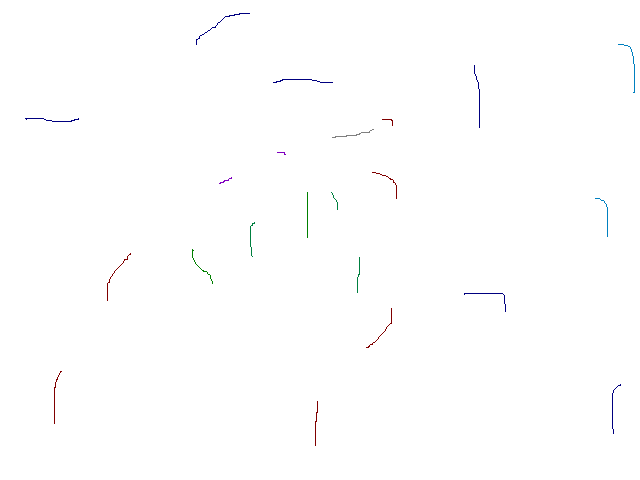
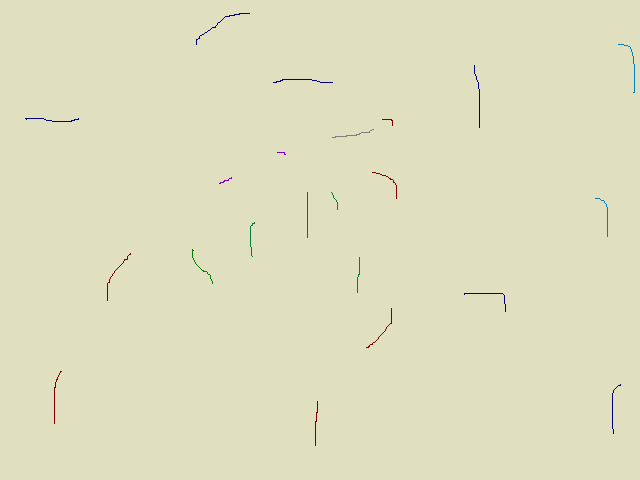
Two versions of the same layered image (640x480). Layer-by-layer changes:
painted on "Background" over [0, 0, 640, 480]
painted on "17_KitchenLow.png" over [0, 0, 640, 480]
